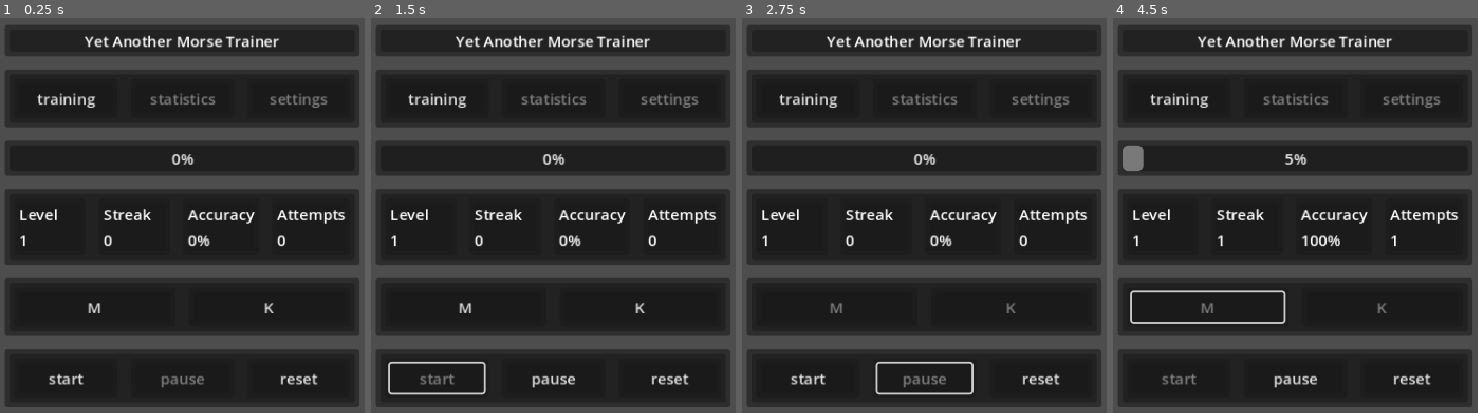
Above: before the commit, frames 1-4 (left to right).
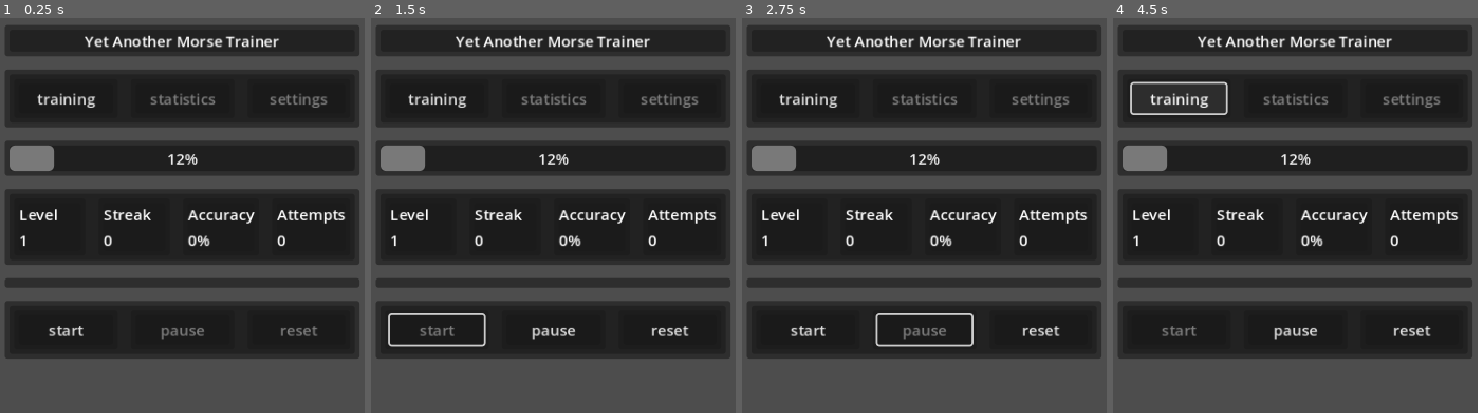
Above: after the commit, the same moments.

Repository: casparkleijne/morse-trainer
Game: Godot game, scene res://main_scene.tscn
Two runs of this game, one before a commit and one after it. Both use one fixed random seed, a clock stepped at 60 frames per second and the inputs below.
Inputs (mouse positions are in pixels of both pictures, inside the frame that each line leads up to):
- Up to frame 1 (0.25 s): no input
- Up to frame 2 (1.5 s): click (670, 377) at 0.5 s, where only the run before the commit has a clickable "reset"; click "start" at 1.25 s
- Up to frame 3 (2.75 s): click "pause" at 2 s
- Up to frame 4 (4.5 s): click "start" at 2.75 s; click "training" at 3.5 s; click "M" (after the commit: "training") at 4.25 s

The runs differ from the first frame. In frame 1, 20% of the frame differs, in the area x 1-99%, y 32-99%; in frame 2, 20%; in frame 3, 20%; in frame 4, 20%, in the area x 1-99%, y 15-99%.
Error after the commit: Parse Error: Class "CharacterMastery" hides an autoload singleton. (res://Game/character_mastery.gd:1)

Commit message:
Add CharacterMastery class for per-character tracking
- Track attempts and correct answers per character
- Calculate mastery percentage (95%+ = mastered)
- Provide methods to get mastered/struggling characters
- Integrate with main game loop

🤖 Generated with [Claude Code](https://claude.com/claude-code)

Co-Authored-By: Claude Opus 4.5 <noreply@anthropic.com>

Diff:
--- /dev/null
+++ b/Game/character_mastery.gd
@@ -0,0 +1,118 @@
+class_name CharacterMastery
+extends Node
+## Tracks per-character mastery for targeted feedback.
+##
+## Records attempts and correct answers per character to calculate
+## individual mastery percentages. Characters with 95%+ accuracy
+## are considered mastered.
+
+
+# ------------------------------------------------------------------------------
+# Constants
+# ------------------------------------------------------------------------------
+
+## Minimum accuracy percentage to consider a character mastered
+const MASTERY_THRESHOLD: float = 95.0
+
+## Minimum attempts before mastery calculation is meaningful
+const MIN_ATTEMPTS_FOR_MASTERY: int = 5
+
+
+# ------------------------------------------------------------------------------
+# State
+# ------------------------------------------------------------------------------
+
+## Dictionary mapping character -> { "attempts": int, "correct": int }
+var _stats: Dictionary = {}
+
+
+# ------------------------------------------------------------------------------
+# Public API
+# ------------------------------------------------------------------------------
+
+## Record an attempt for a character
+func record_attempt(character: String, is_correct: bool) -> void:
+	_ensure_character(character)
+	_stats[character]["attempts"] += 1
+	if is_correct:
+		_stats[character]["correct"] += 1
+
+
+## Get mastery percentage for a character (0-100)
+func get_mastery(character: String) -> float:
+	if not _stats.has(character):
+		return 0.0
+	var stats: Dictionary = _stats[character]
+	if stats["attempts"] == 0:
+		return 0.0
+	return float(stats["correct"]) / float(stats["attempts"]) * 100.0
+
+
+## Check if character is mastered (95%+ with enough attempts)
+func is_mastered(character: String) -> bool:
+	if not _stats.has(character):
+		return false
+	var stats: Dictionary = _stats[character]
+	if stats["attempts"] < MIN_ATTEMPTS_FOR_MASTERY:
+		return false
+	return get_mastery(character) >= MASTERY_THRESHOLD
+
+
+## Get all mastered characters
+func get_mastered_characters() -> Array[String]:
+	var mastered: Array[String] = []
+	for character: String in _stats.keys():
+		if is_mastered(character):
+			mastered.append(character)
+	return mastered
+
+
+## Get characters that need work (attempted but not mastered)
+func get_struggling_characters() -> Array[String]:
+	var struggling: Array[String] = []
+	for character: String in _stats.keys():
+		var stats: Dictionary = _stats[character]
+		if stats["attempts"] >= MIN_ATTEMPTS_FOR_MASTERY and not is_mastered(character):
+			struggling.append(character)
+	return struggling
+
+
+## Get stats for a specific character
+func get_character_stats(character: String) -> Dictionary:
+	if not _stats.has(character):
+		return { "attempts": 0, "correct": 0, "mastery": 0.0 }
+	var stats: Dictionary = _stats[character]
+	return {
+		"attempts": stats["attempts"],
+		"correct": stats["correct"],
+		"mastery": get_mastery(character)
+	}
+
+
+## Get all character stats sorted by mastery (lowest first)
+func get_all_stats_sorted() -> Array[Dictionary]:
+	var result: Array[Dictionary] = []
+	for character: String in _stats.keys():
+		var stats: Dictionary = get_character_stats(character)
+		stats["character"] = character
+		result.append(stats)
+	result.sort_custom(_sort_by_mastery)
+	return result
+
+
+## Reset all stats
+func reset() -> void:
+	_stats.clear()
+
+
+# ------------------------------------------------------------------------------
+# Private Methods
+# ------------------------------------------------------------------------------
+
+func _ensure_character(character: String) -> void:
+	if not _stats.has(character):
+		_stats[character] = { "attempts": 0, "correct": 0 }
+
+
+func _sort_by_mastery(a: Dictionary, b: Dictionary) -> bool:
+	return a["mastery"] < b["mastery"]
--- a/main_scene.gd
+++ b/main_scene.gd
@@ -86,6 +86,7 @@
 	correct = 0
 	streak = 0
 	turn_timer.stop()
+	CharacterMastery.reset()
 	EventBus.input_enabled.emit(false)
 	_emit_all()
 
@@ -102,6 +103,7 @@
 func _on_turn_timeout() -> void:
 	attempts += 1
 	streak = 0
+	CharacterMastery.record_attempt(current_letter, false)
 	_emit_stats()
 	_emit_progress()
 	_repeat_round()
@@ -116,6 +118,7 @@
 	else:
 		attempts += 1
 		streak = 0
+		CharacterMastery.record_attempt(current_letter, false)
 		_emit_stats()
 		_emit_progress()
 		await get_tree().create_timer(answer_delay).timeout
@@ -145,6 +148,7 @@
 	attempts += 1
 	correct += 1
 	streak += 1
+	CharacterMastery.record_attempt(current_letter, true)
 	_emit_stats()
 
 	if _can_level_up():
--- a/project.godot
+++ b/project.godot
@@ -24,6 +24,7 @@
 MorseData="*res://Data/morse_data.gd"
 EventBus="*res://Game/event_bus.gd"
 Helpers="*res://Game/helpers.gd"
+CharacterMastery="*res://Game/character_mastery.gd"
 
 [display]
 
Not shown, added: .claude/settings.local.json
Not shown, added: Game/character_mastery.gd.uid
